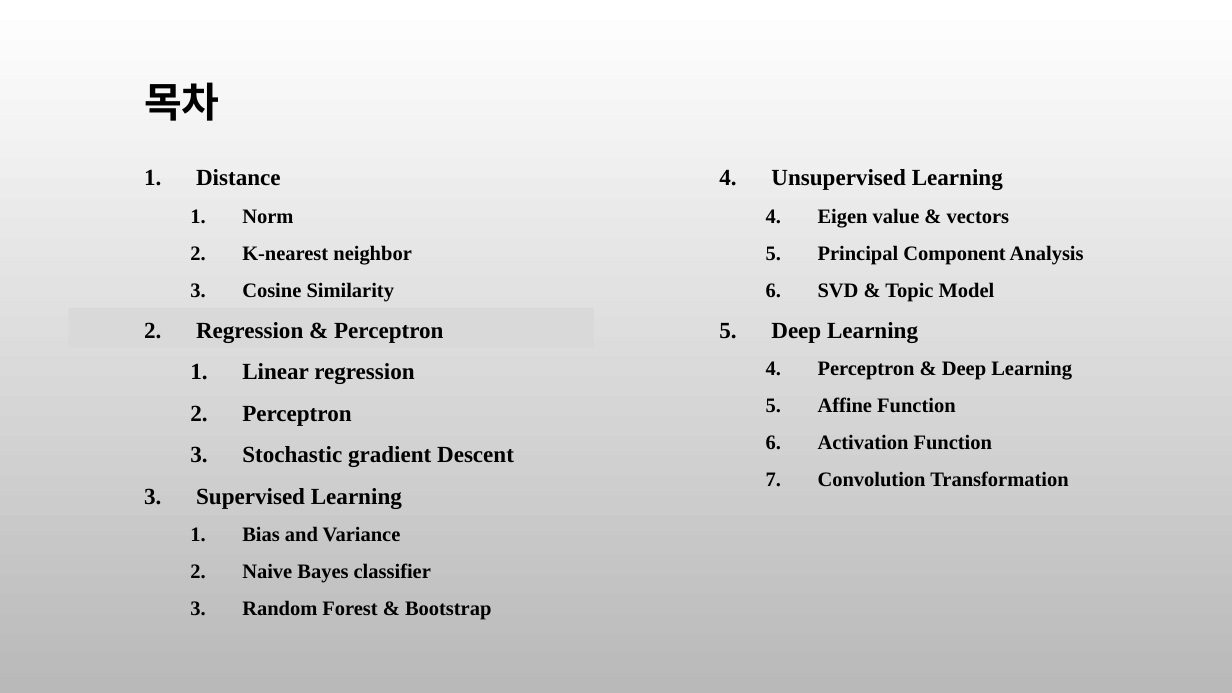
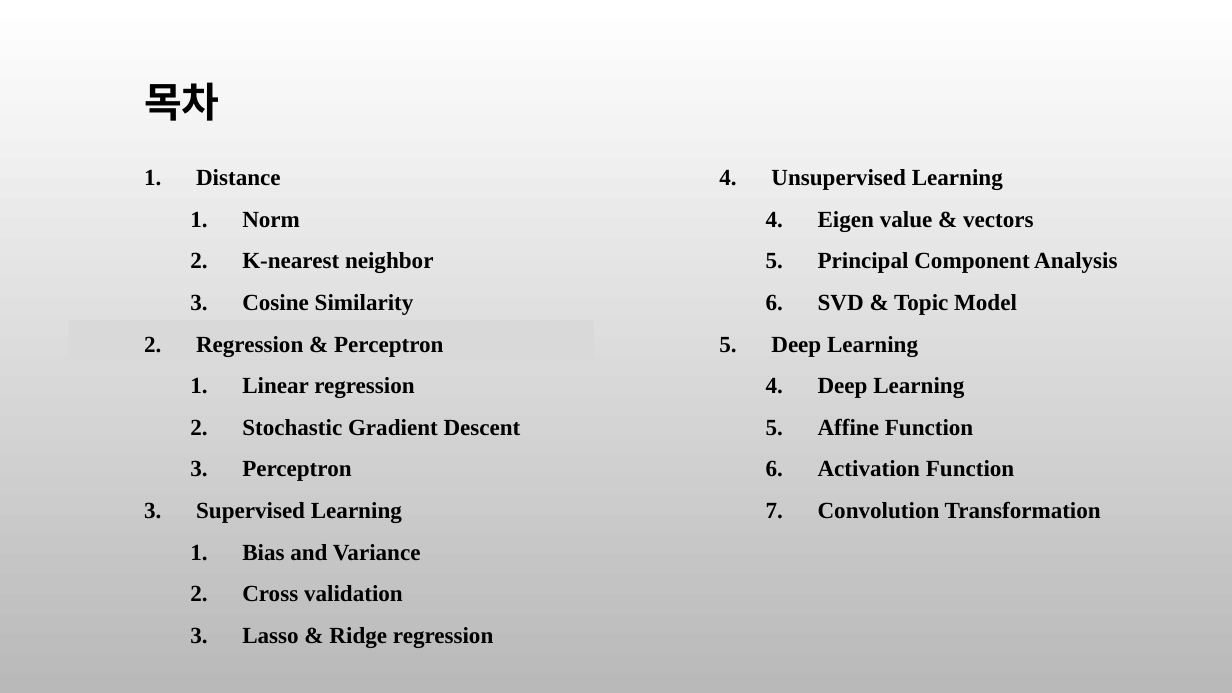
Before and after one commit to ancestor9/mathematics-for-machine-learning, a slide deck: slide 11 of 7_Applications of mathematics.pptx. Drawn at 1232x693 pixels with LibreOffice and Linux fonts; fonts in the diff are those of the drawing; background and template pictures are left out. Boxes give left, top, right and bottom in pixels: in the first picture for what was removed or moved away, otherwise in the second. Text is boxed around its words. In the diff, an @@ line names an element or a change of style, - is before the commit and + after.

```diff
--- a/7_Applications of mathematics.pptx
+++ b/7_Applications of mathematics.pptx
@@ text at <box>242,212,433,561</box>: size 16 to 18 pt in "Norm", "K-nearest neighbor", "Cosine Similarity", "Bias and Variance" @@
@@ text at <box>818,211,1117,519</box>: size 16 to 18 pt in "Eigen value & vectors", "Principal Component Analysis", "SVD & Topic Model", "Affine Function" and 2 more places @@
@@ rectangle: place and size @@
-rectangle at <box>68,308,593,348</box>
+rectangle at <box>68,321,593,360</box>
@@ text at <box>818,377,964,398</box>: text changed; size 16 to 18 pt @@
-  4. Perceptron & Deep Learning
+  4. Deep Learning
@@ text at <box>242,419,521,436</box>: paragraph added @@
+  2. Stochastic Gradient Descent
@@ text at <box>242,446,514,467</box>: paragraph removed @@
-  3. Stochastic gradient Descent
@@ text at <box>242,585,493,648</box>: text changed; size 16 to 18 pt @@
-  2. Naive Bayes classifier
-  3. Random Forest & Bootstrap
+  2. Cross validation
+  3. Lasso & Ridge regression
```
Also in this commit, not shown: 8 other slides changed, 14 slides added, 1 slide removed.
